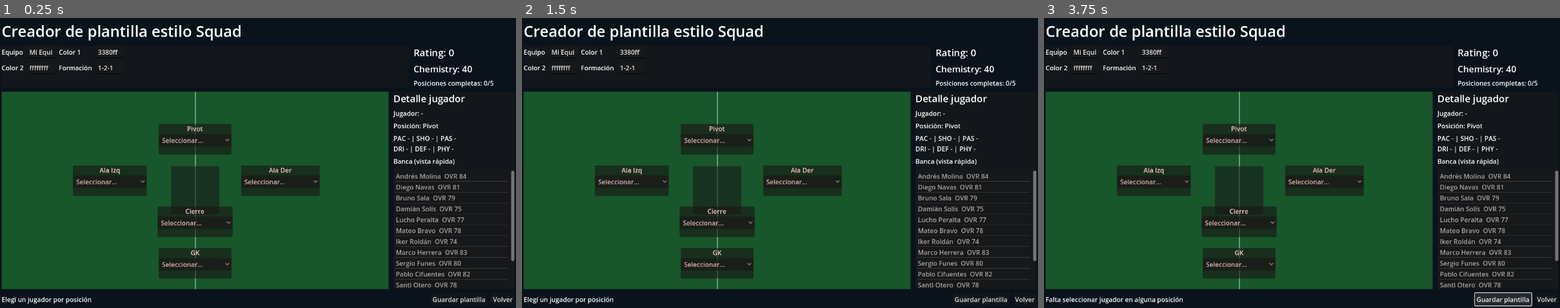
Above: before the commit, frames 1-3 (left to right).
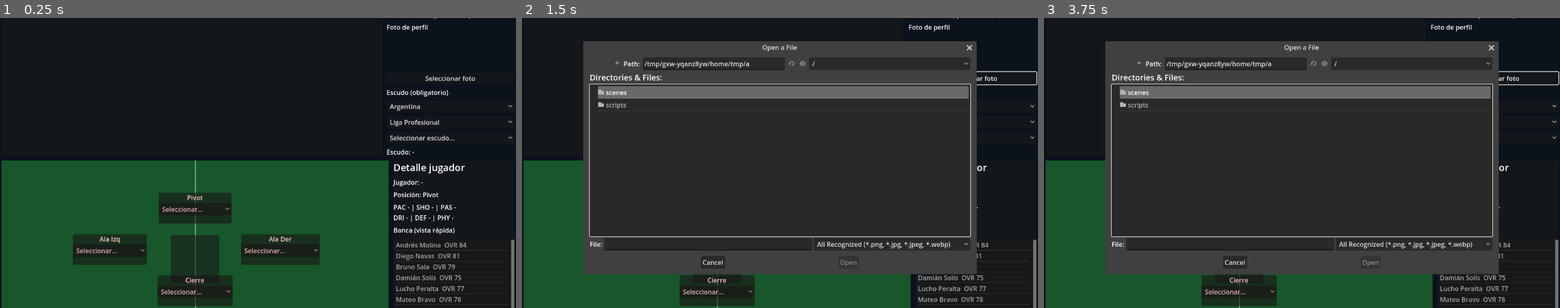
Above: after the commit, the same moments.

Repository: tenemostuseguro/uft27
Game: Godot game, scene res://scenes/TemplateMenu2D.tscn
Same seed, same stepped clock (60 frames per second), same inputs: the game is played once before the commit and once after it. This scene is started directly instead of the project's main scene.
Inputs (mouse positions are in pixels of both pictures, inside the frame that each line leads up to):
- Up to frame 1 (0.25 s): no input
- Up to frame 2 (1.5 s): click (970, 78) at 0.5 s, where only the run after the commit has a clickable "Seleccionar foto"; click (970, 105) at 1.25 s, where only the run after the commit has a clickable "Argentina"
- Up to frame 3 (3.75 s): click (1492, 122) at 2 s, where only the run after the commit has a clickable "Liga Profesional"; click (1492, 136) at 2.75 s, where only the run after the commit has a clickable "Seleccionar escudo..."; click (1503, 299) at 3.5 s, where only the run before the commit has a clickable "Guardar plantilla"

The runs differ from the first frame. In frame 1, 37% of the frame differs, in the area x 0-100%, y 0-100%; in frame 2, 57%; in frame 3, 58%.

Commit message:
Add profile photo and mandatory crest selector with country/league filters

Diff:
--- a/godot-futsal/scenes/TemplateMenu2D.tscn
+++ b/godot-futsal/scenes/TemplateMenu2D.tscn
@@ -99,6 +99,37 @@
 [node name="CompletionLabel" type="Label" parent="Margin/Layout/Header/Meta"]
 layout_mode = 2
 text = "Posiciones completas: 0/5"
+
+[node name="ProfilePhotoLabel" type="Label" parent="Margin/Layout/Header/Meta"]
+layout_mode = 2
+text = "Foto de perfil"
+
+[node name="ProfilePhotoPreview" type="TextureRect" parent="Margin/Layout/Header/Meta"]
+custom_minimum_size = Vector2(84, 84)
+layout_mode = 2
+expand_mode = 1
+stretch_mode = 5
+
+[node name="ProfilePhotoButton" type="Button" parent="Margin/Layout/Header/Meta"]
+layout_mode = 2
+text = "Seleccionar foto"
+
+[node name="CrestTitle" type="Label" parent="Margin/Layout/Header/Meta"]
+layout_mode = 2
+text = "Escudo (obligatorio)"
+
+[node name="CountryFilter" type="OptionButton" parent="Margin/Layout/Header/Meta"]
+layout_mode = 2
+
+[node name="LeagueFilter" type="OptionButton" parent="Margin/Layout/Header/Meta"]
+layout_mode = 2
+
+[node name="CrestSelect" type="OptionButton" parent="Margin/Layout/Header/Meta"]
+layout_mode = 2
+
+[node name="CrestPreview" type="Label" parent="Margin/Layout/Header/Meta"]
+layout_mode = 2
+text = "Escudo: -"
 
 [node name="SquadArea" type="HBoxContainer" parent="Margin/Layout"]
 layout_mode = 2
@@ -317,3 +348,8 @@
 [node name="BackButton" type="Button" parent="Margin/Layout/Footer/Buttons"]
 layout_mode = 2
 text = "Volver"
+
+[node name="ProfilePhotoDialog" type="FileDialog" parent="."]
+file_mode = 0
+access = 2
+filters = PackedStringArray("*.png ; PNG", "*.jpg ; JPG", "*.jpeg ; JPEG", "*.webp ; WEBP")
--- a/godot-futsal/scripts/match_config.gd
+++ b/godot-futsal/scripts/match_config.gd
@@ -6,6 +6,8 @@
 var primary_color := Color(0.2, 0.5, 1.0, 1.0)
 var secondary_color := Color(1.0, 1.0, 1.0, 1.0)
 var formation := "1-2-1"
+var profile_photo_path := ""
+var selected_crest_id := ""
 var template_ready := false
 var selected_lineup: Dictionary = {
 	"GK": "",
@@ -16,6 +18,7 @@
 }
 
 var player_pool: Array[Dictionary] = []
+var crest_catalog: Array[Dictionary] = []
 
 const MODE_VS_AI := "vs_ai"
 const MODE_HOST := "host"
@@ -33,8 +36,10 @@
 func _ready() -> void:
 	if player_pool.is_empty():
 		player_pool = _build_player_pool()
-
-func set_template(new_name: String, primary_hex: String, secondary_hex: String, new_formation: String, new_lineup: Dictionary) -> void:
+	if crest_catalog.is_empty():
+		crest_catalog = _build_crest_catalog()
+
+func set_template(new_name: String, primary_hex: String, secondary_hex: String, new_formation: String, new_lineup: Dictionary, crest_id: String = "", photo_path: String = "") -> void:
 	team_name = new_name.strip_edges()
 	if team_name.is_empty():
 		team_name = "Mi Equipo"
@@ -46,7 +51,13 @@
 		formation = "1-2-1"
 
 	selected_lineup = _sanitize_lineup(new_lineup)
-	template_ready = _is_lineup_complete(selected_lineup)
+
+	if not crest_id.strip_edges().is_empty():
+		selected_crest_id = crest_id.strip_edges()
+	if not photo_path.strip_edges().is_empty():
+		profile_photo_path = photo_path.strip_edges()
+
+	template_ready = _is_lineup_complete(selected_lineup) and not selected_crest_id.is_empty()
 
 func get_players_for_role(role: String) -> Array[Dictionary]:
 	var players: Array[Dictionary] = []
@@ -92,6 +103,72 @@
 		if str(lineup.get(role, "")).is_empty():
 			return false
 	return true
+
+func set_profile_photo(path: String) -> void:
+	profile_photo_path = path.strip_edges()
+
+func set_selected_crest(crest_id: String) -> void:
+	selected_crest_id = crest_id.strip_edges()
+	template_ready = _is_lineup_complete(selected_lineup) and not selected_crest_id.is_empty()
+
+func get_available_countries() -> Array[String]:
+	var countries: Array[String] = []
+	var seen: Dictionary = {}
+	for crest in crest_catalog:
+		var country: String = str(crest.get("country", ""))
+		if country.is_empty() or seen.has(country):
+			continue
+		seen[country] = true
+		countries.append(country)
+	countries.sort()
+	return countries
+
+func get_leagues_for_country(country: String) -> Array[String]:
+	var leagues: Array[String] = []
+	var seen: Dictionary = {}
+	for crest in crest_catalog:
+		if str(crest.get("country", "")) != country:
+			continue
+		var league: String = str(crest.get("league", ""))
+		if league.is_empty() or seen.has(league):
+			continue
+		seen[league] = true
+		leagues.append(league)
+	leagues.sort()
+	return leagues
+
+func get_crests(country: String, league: String) -> Array[Dictionary]:
+	var result: Array[Dictionary] = []
+	for crest in crest_catalog:
+		if str(crest.get("country", "")) != country:
+			continue
+		if str(crest.get("league", "")) != league:
+			continue
+		result.append(crest)
+	result.sort_custom(func(a: Dictionary, b: Dictionary) -> bool: return str(a.get("team", "")) < str(b.get("team", "")))
+	return result
+
+func find_crest_by_id(crest_id: String) -> Dictionary:
+	for crest in crest_catalog:
+		if str(crest.get("id", "")) == crest_id:
+			return crest
+	return {}
+
+func _build_crest_catalog() -> Array[Dictionary]:
+	return [
+		{"id":"ar_lp_boca","country":"Argentina","league":"Liga Profesional","team":"Boca Juniors","crest":"🔵🟡"},
+		{"id":"ar_lp_river","country":"Argentina","league":"Liga Profesional","team":"River Plate","crest":"⚪🔴"},
+		{"id":"ar_lp_racing","country":"Argentina","league":"Liga Profesional","team":"Racing Club","crest":"🔵⚪"},
+		{"id":"es_lal_rm","country":"España","league":"LaLiga","team":"Real Madrid","crest":"👑⚪"},
+		{"id":"es_lal_fcb","country":"España","league":"LaLiga","team":"FC Barcelona","crest":"🔵🔴"},
+		{"id":"es_lal_atm","country":"España","league":"LaLiga","team":"Atlético Madrid","crest":"🔴⚪"},
+		{"id":"eng_pl_ars","country":"Inglaterra","league":"Premier League","team":"Arsenal","crest":"🔴⚪"},
+		{"id":"eng_pl_mci","country":"Inglaterra","league":"Premier League","team":"Manchester City","crest":"🔵"},
+		{"id":"eng_pl_liv","country":"Inglaterra","league":"Premier League","team":"Liverpool","crest":"🔴"},
+		{"id":"it_sa_juv","country":"Italia","league":"Serie A","team":"Juventus","crest":"⚫⚪"},
+		{"id":"it_sa_milan","country":"Italia","league":"Serie A","team":"AC Milan","crest":"🔴⚫"},
+		{"id":"it_sa_inter","country":"Italia","league":"Serie A","team":"Inter","crest":"🔵⚫"}
+	]
 
 func _build_player_pool() -> Array[Dictionary]:
 	var pool: Array[Dictionary] = []
--- a/godot-futsal/scripts/template_menu_2d.gd
+++ b/godot-futsal/scripts/template_menu_2d.gd
@@ -11,6 +11,13 @@
 @onready var rating_label: Label = $Margin/Layout/Header/Meta/RatingLabel
 @onready var chemistry_label: Label = $Margin/Layout/Header/Meta/ChemistryLabel
 @onready var completion_label: Label = $Margin/Layout/Header/Meta/CompletionLabel
+@onready var profile_photo_preview: TextureRect = $Margin/Layout/Header/Meta/ProfilePhotoPreview
+@onready var profile_photo_button: Button = $Margin/Layout/Header/Meta/ProfilePhotoButton
+@onready var country_filter: OptionButton = $Margin/Layout/Header/Meta/CountryFilter
+@onready var league_filter: OptionButton = $Margin/Layout/Header/Meta/LeagueFilter
+@onready var crest_select: OptionButton = $Margin/Layout/Header/Meta/CrestSelect
+@onready var crest_preview_label: Label = $Margin/Layout/Header/Meta/CrestPreview
+@onready var profile_photo_dialog: FileDialog = $ProfilePhotoDialog
 
 @onready var gk_option: OptionButton = $Margin/Layout/SquadArea/PitchPanel/PitchCanvas/GKCard/VBox/PlayerSelect
 @onready var cierre_option: OptionButton = $Margin/Layout/SquadArea/PitchPanel/PitchCanvas/CierreCard/VBox/PlayerSelect
@@ -31,6 +38,7 @@
 
 var role_options: Dictionary = {}
 var role_cards: Dictionary = {}
+var selected_crest_id := ""
 
 func _ready() -> void:
 	role_options = {
@@ -50,12 +58,18 @@
 
 	$Margin/Layout/Footer/Buttons/SaveButton.pressed.connect(_on_save_pressed)
 	$Margin/Layout/Footer/Buttons/BackButton.pressed.connect(_on_back_pressed)
+	profile_photo_button.pressed.connect(func() -> void: profile_photo_dialog.popup_centered_ratio(0.75))
+	profile_photo_dialog.file_selected.connect(_on_profile_photo_selected)
+	country_filter.item_selected.connect(_on_country_filter_changed)
+	league_filter.item_selected.connect(_on_league_filter_changed)
+	crest_select.item_selected.connect(_on_crest_selected)
 
 	for role in ROLE_KEYS:
 		var option: OptionButton = role_options[role]
 		option.item_selected.connect(_on_role_selection_changed.bind(role))
 		_populate_role_option(role, option)
 
+	_populate_country_filter()
 	_load_current_values()
 	_refresh_team_meta()
 	_refresh_bench_preview()
@@ -85,6 +99,11 @@
 	for role in ROLE_KEYS:
 		var saved_name: String = str(MatchConfig.selected_lineup.get(role, ""))
 		_select_player_by_name(role_options[role], saved_name)
+
+	selected_crest_id = MatchConfig.selected_crest_id
+	_select_filter_for_saved_crest()
+	_refresh_crest_preview()
+	_load_profile_photo_preview(MatchConfig.profile_photo_path)
 
 	if MatchConfig.template_ready:
 		status_label.text = "Editá y guardá tu plantilla"
@@ -149,11 +168,11 @@
 		if not str(lineup.get(role, "")).is_empty():
 			complete_count += 1
 
-	var complete := complete_count == ROLE_KEYS.size()
+	var complete := complete_count == ROLE_KEYS.size() and not selected_crest_id.is_empty()
 	var preview_rating := _compute_rating_preview(lineup)
 	rating_label.text = "Rating: %d" % preview_rating
 	chemistry_label.text = "Chemistry: %d" % (100 if complete else 40 + complete_count * 12)
-	completion_label.text = "Posiciones completas: %d/%d" % [complete_count, ROLE_KEYS.size()]
+	completion_label.text = "Posiciones completas: %d/%d | Escudo: %s" % [complete_count, ROLE_KEYS.size(), "OK" if not selected_crest_id.is_empty() else "Falta"]
 
 func _compute_rating_preview(lineup: Dictionary) -> int:
 	var total := 0
@@ -207,15 +226,129 @@
 		primary_input.text,
 		secondary_input.text,
 		formation_input.text,
-		lineup
+		lineup,
+		selected_crest_id,
+		MatchConfig.profile_photo_path
 	)
 
 	if MatchConfig.template_ready:
 		status_label.text = "Plantilla guardada ✅"
+	elif selected_crest_id.is_empty():
+		status_label.text = "Debes seleccionar un escudo"
 	else:
 		status_label.text = "Falta seleccionar jugador en alguna posición"
 	_refresh_team_meta()
 	_refresh_position_cards()
 
+
+func _populate_country_filter() -> void:
+	country_filter.clear()
+	for country in MatchConfig.get_available_countries():
+		country_filter.add_item(country)
+	if country_filter.item_count > 0:
+		country_filter.select(0)
+		_populate_league_filter(str(country_filter.get_item_text(0)))
+
+func _populate_league_filter(country: String) -> void:
+	league_filter.clear()
+	for league in MatchConfig.get_leagues_for_country(country):
+		league_filter.add_item(league)
+	if league_filter.item_count > 0:
+		league_filter.select(0)
+		_populate_crest_select(country, str(league_filter.get_item_text(0)))
+	else:
+		crest_select.clear()
+
+func _populate_crest_select(country: String, league: String) -> void:
+	crest_select.clear()
+	crest_select.add_item("Seleccionar escudo...")
+	crest_select.set_item_metadata(0, "")
+	for crest in MatchConfig.get_crests(country, league):
+		var item := "%s %s" % [str(crest.get("crest", "⚽")), str(crest.get("team", ""))]
+		crest_select.add_item(item)
+		var idx := crest_select.item_count - 1
+		crest_select.set_item_metadata(idx, str(crest.get("id", "")))
+	_select_saved_crest_in_current_list()
+
+func _select_saved_crest_in_current_list() -> void:
+	if selected_crest_id.is_empty():
+		crest_select.select(0)
+		return
+	for i in range(crest_select.item_count):
+		if str(crest_select.get_item_metadata(i)) == selected_crest_id:
+			crest_select.select(i)
+			return
+	crest_select.select(0)
+
+func _select_filter_for_saved_crest() -> void:
+	if selected_crest_id.is_empty():
+		return
+	var crest := MatchConfig.find_crest_by_id(selected_crest_id)
+	if crest.is_empty():
+		return
+	var country := str(crest.get("country", ""))
+	var league := str(crest.get("league", ""))
+	for i in range(country_filter.item_count):
+		if country_filter.get_item_text(i) == country:
+			country_filter.select(i)
+			break
+	_populate_league_filter(country)
+	for j in range(league_filter.item_count):
+		if league_filter.get_item_text(j) == league:
+			league_filter.select(j)
+			break
+	_populate_crest_select(country, league)
+
+func _on_country_filter_changed(index: int) -> void:
+	var country := str(country_filter.get_item_text(index))
+	_populate_league_filter(country)
+	_refresh_crest_preview()
+	_refresh_team_meta()
+
+func _on_league_filter_changed(index: int) -> void:
+	if country_filter.item_count == 0:
+		return
+	var country := str(country_filter.get_item_text(country_filter.get_selected()))
+	var league := str(league_filter.get_item_text(index))
+	_populate_crest_select(country, league)
+	_refresh_crest_preview()
+	_refresh_team_meta()
+
+func _on_crest_selected(index: int) -> void:
+	selected_crest_id = str(crest_select.get_item_metadata(index))
+	MatchConfig.set_selected_crest(selected_crest_id)
+	_refresh_crest_preview()
+	_refresh_team_meta()
+
+func _refresh_crest_preview() -> void:
+	if selected_crest_id.is_empty():
+		crest_preview_label.text = "Escudo: -"
+		return
+	var crest := MatchConfig.find_crest_by_id(selected_crest_id)
+	if crest.is_empty():
+		crest_preview_label.text = "Escudo: -"
+		return
+	crest_preview_label.text = "Escudo: %s %s (%s - %s)" % [
+		str(crest.get("crest", "⚽")),
+		str(crest.get("team", "")),
+		str(crest.get("country", "")),
+		str(crest.get("league", ""))
+	]
+
+func _on_profile_photo_selected(path: String) -> void:
+	MatchConfig.set_profile_photo(path)
+	_load_profile_photo_preview(path)
+
+func _load_profile_photo_preview(path: String) -> void:
+	if path.strip_edges().is_empty() or not FileAccess.file_exists(path):
+		profile_photo_preview.texture = null
+		return
+	var image := Image.new()
+	if image.load(path) != OK:
+		profile_photo_preview.texture = null
+		return
+	var tex := ImageTexture.create_from_image(image)
+	profile_photo_preview.texture = tex
+
 func _on_back_pressed() -> void:
 	get_tree().change_scene_to_file(MAIN_MENU_SCENE)
Not shown, changed: godot-futsal/README.md
